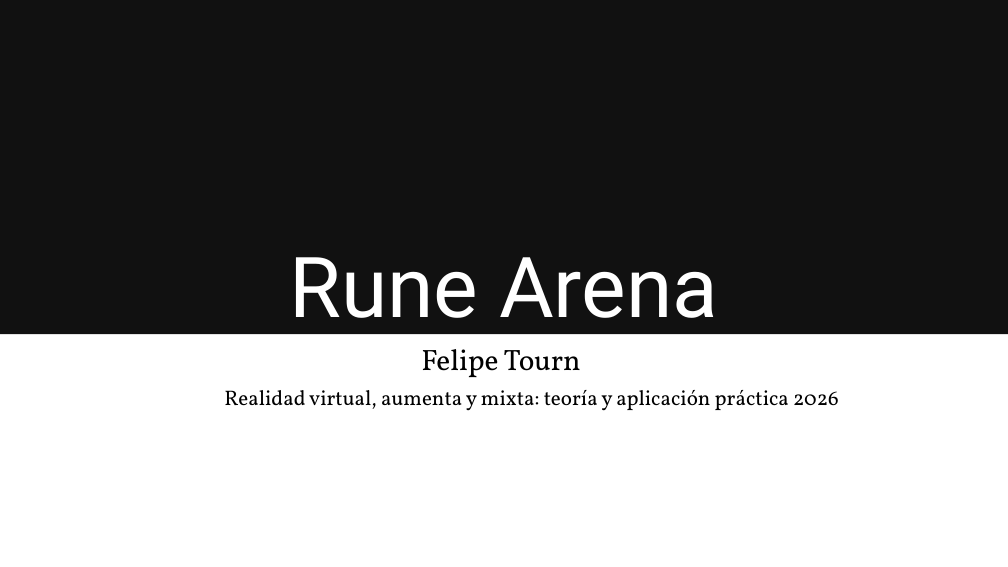
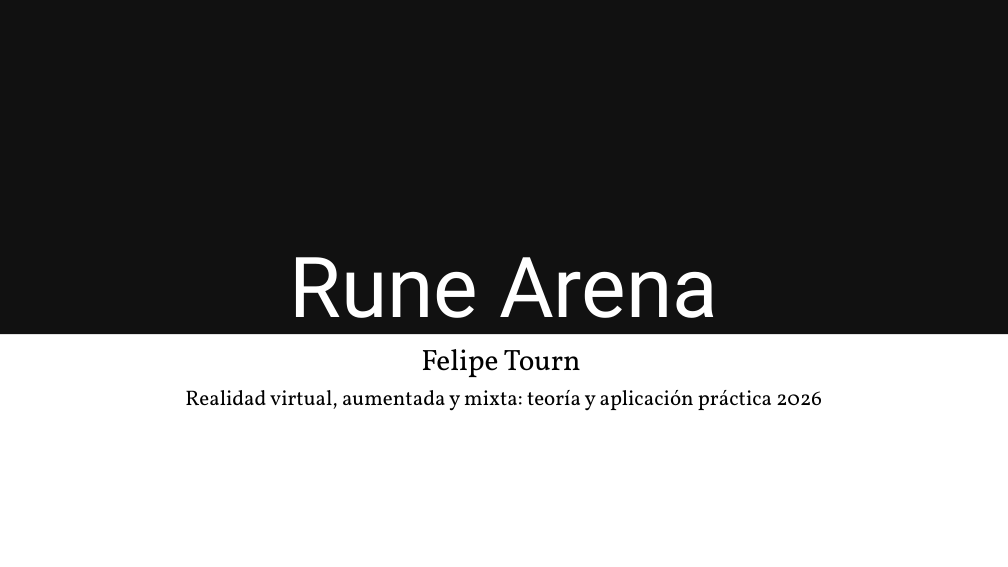
Before and after one commit to felipetourn/RuneArena, a slide deck: slide 1 of Presentacion/RuneArena.pptx. Drawn at 1008x567 pixels with LibreOffice and Linux fonts; fonts in the diff are those of the drawing. Boxes give left, top, right and bottom in pixels: in the first picture for what was removed or moved away, otherwise in the second. Text is boxed around its words. In the diff, an @@ line names an element or a change of style, - is before the commit and + after.

```diff
--- a/Presentacion/RuneArena.pptx
+++ b/Presentacion/RuneArena.pptx
@@ text at <box>185,390,822,411</box>: text changed @@
-Realidad virtual, aumenta y mixta: teoría y aplicación práctica 2026
+Realidad virtual, aumentada y mixta: teoría y aplicación práctica 2026
```
Also in this commit, not shown: 2 other slides changed, 12 slides added, 3 slides removed, 2 other files.
